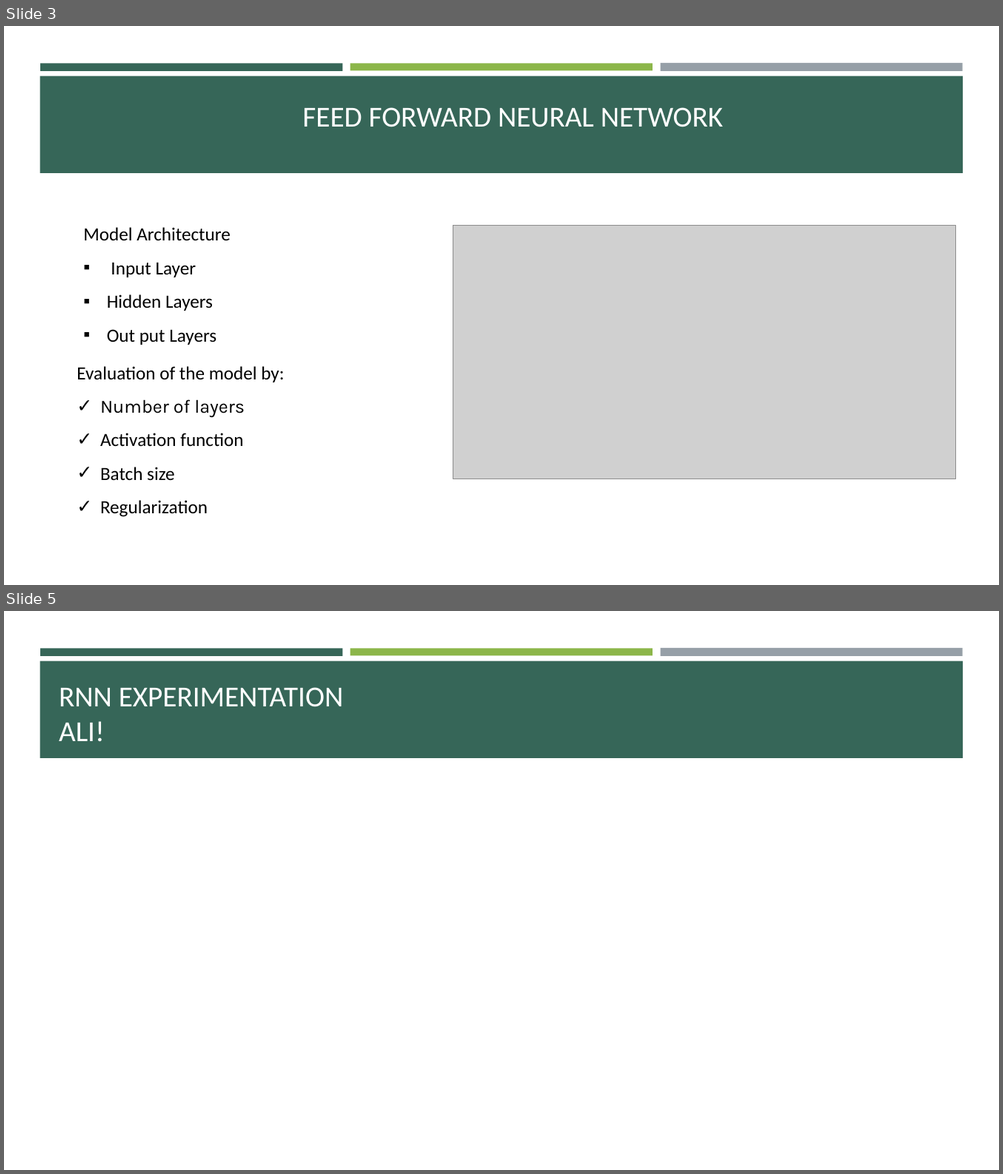
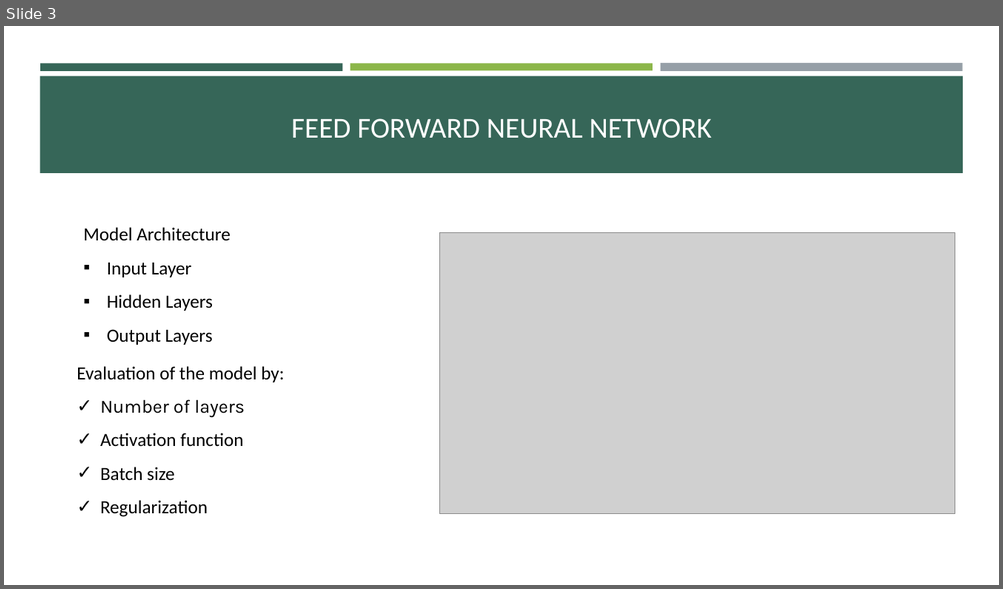
Before and after one commit to mrshokri/DAT-550, a slide deck: Presentation.pptx. Shown one above the other, each under a label of ours: slides 3 and 5 before the commit, slide 3 after it; the slides between them are not shown. The pictures are 1003x1174 and 1003x589 pixels, drawn with LibreOffice and Linux fonts; fonts in the diff are those of the drawing; grey boxes stand for pictures. Boxes give left, top, right and bottom in pixels: in the first picture for what was removed or moved away, otherwise in the second. Text is boxed around its words. In the diff, an @@ line names an element or a change of style, - is before the commit and + after.

```diff
--- a/Presentation.pptx
+++ b/Presentation.pptx
@@ slide 5 removed at [4,611,999,1170], background #FFFFFF; not listed: 4 template elements that a slide beside it also shows @@
@@ title removed at [59,687,344,742] @@
-RNN EXPERIMENTATION
-ALI!
@@ slide 3 changed as well @@
@@ title "FEED FORWARD NEURAL NETWORK": place and size @@
-title "FEED FORWARD NEURAL NETWORK" at [302,107,723,127]
+title "FEED FORWARD NEURAL NETWORK" at [291,118,711,138]
@@ picture: place and size @@
-picture at [453,226,956,480]
+picture at [440,233,956,514]
@@ text at [107,329,213,345]: spaces changed @@
-▪ Out put Layers
+▪ Output Layers
```
Also in this commit, not shown: 3 other slides changed, 4 slides added, 3 other slides removed, 1 other file.
